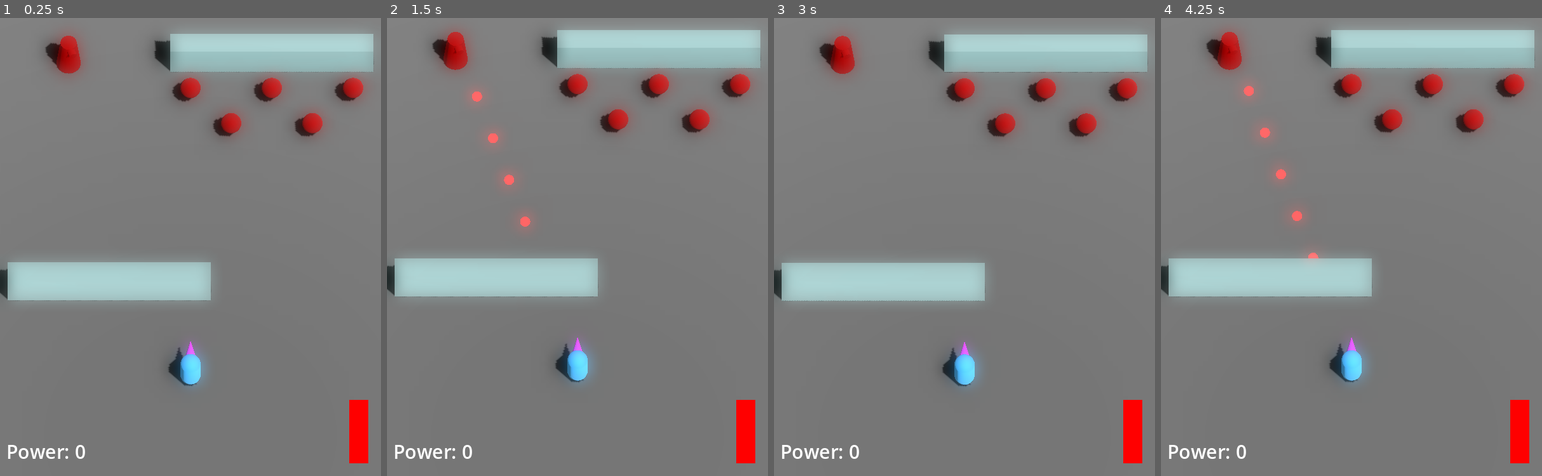
Above: before the commit, frames 1-4 (left to right).
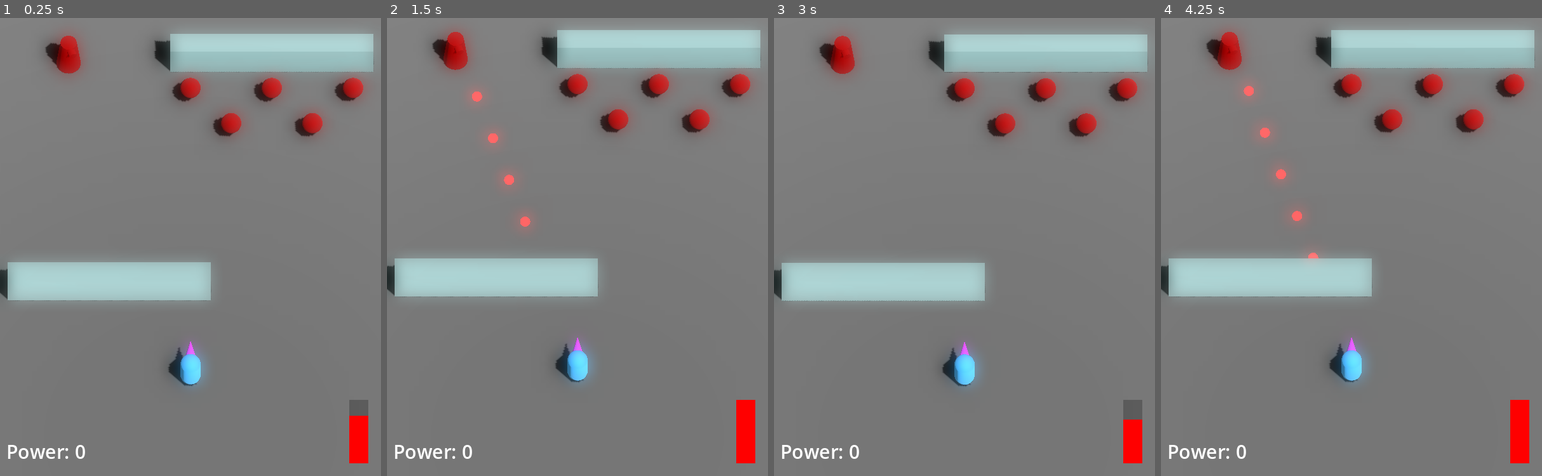
Above: after the commit, the same moments.

Repository: JackEvans24/bullet-absorb
Game: Godot game, scene res://scenes/main.tscn
The game is run twice, just before and just after one commit, with the same random seed, the same clock (stepped at 60 frames per second) and the same inputs.
Inputs:
- Up to frame 1 (0.25 s): no input
- Up to frame 2 (1.5 s): no input
- Up to frame 3 (3 s): tap Enter at 2 s; tap Escape (restart) at 2.75 s
- Up to frame 4 (4.25 s): no input

The runs differ from the first frame. In frame 1, 0.2% of the frame differs, in the area x 91-97%, y 83-87%; in frame 2, nothing differs; in frame 3, 0.2%, in the area x 91-97%, y 83-88%; in frame 4, nothing differs.

Commit message:
chore: initialise health max value

Diff:
--- a/scripts/main.gd
+++ b/scripts/main.gd
@@ -14,6 +14,7 @@
 	player.power_count_changed.connect(hud._on_absorb_count_changed)
 	player.died.connect(hud._on_player_died)
 
+	hud.initialise_max_values(player.max_health)
 	hud._on_health_changed(player.current_health)
 
 func _input(event: InputEvent):
--- a/scripts/mechanics/player/player.gd
+++ b/scripts/mechanics/player/player.gd
@@ -21,6 +21,8 @@
 
 var current_health:
 	get: return health.current_health
+var max_health:
+	get: return health.starting_health
 
 func _ready():
 	power_count_changed.connect(aim._on_power_count_changed)
